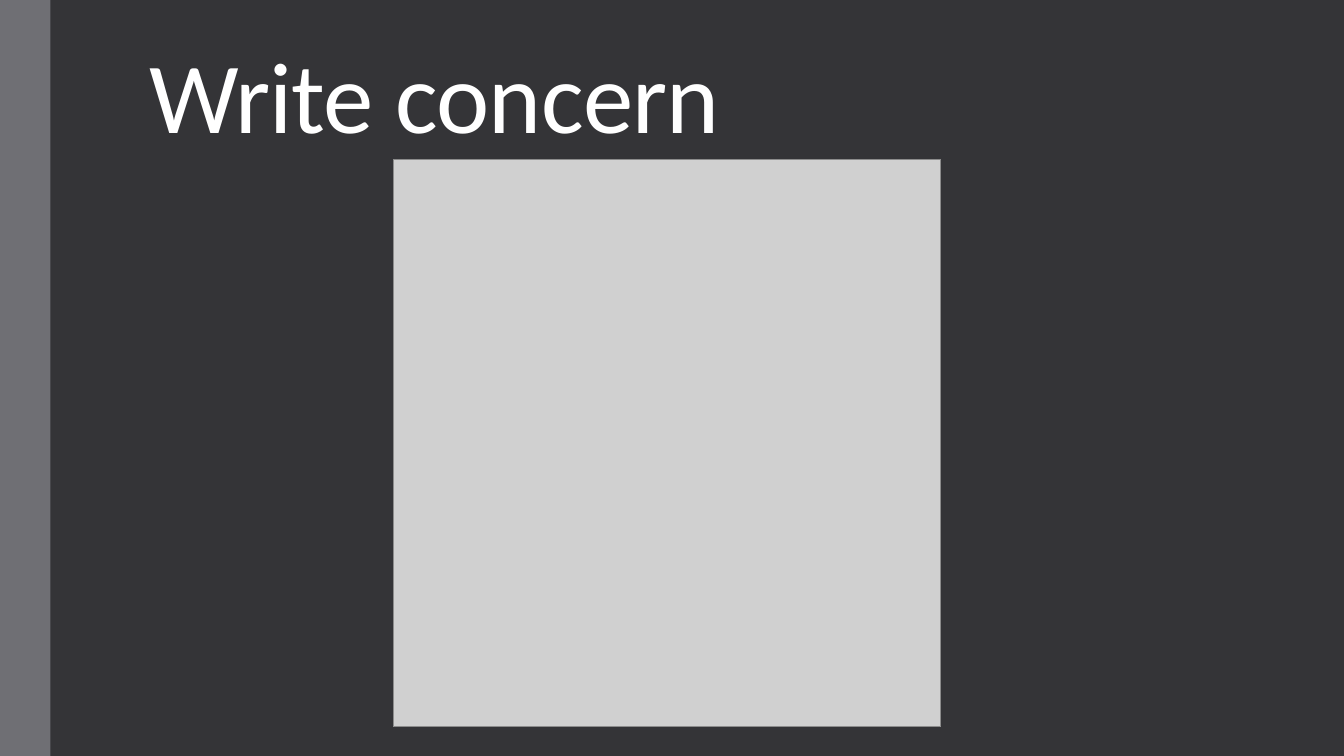
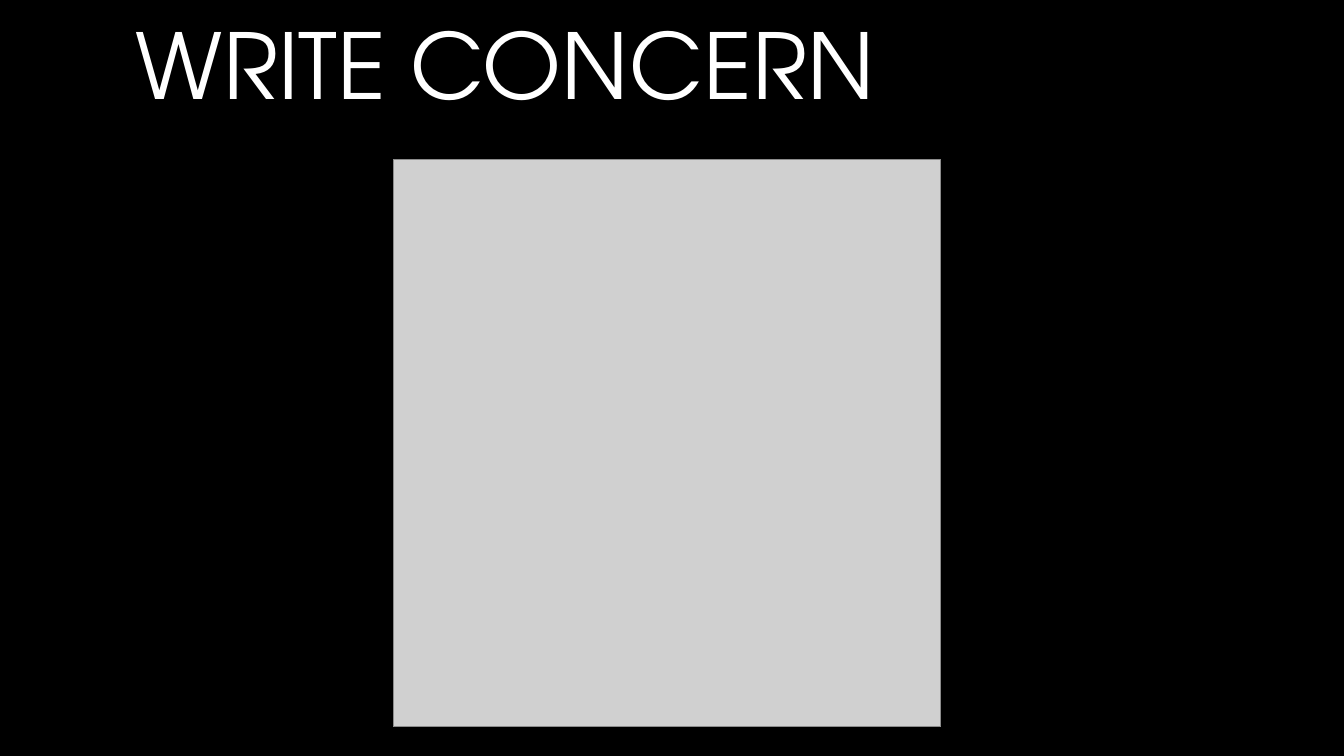
Before and after one commit to andrii-litvinov/event-driven-mongodb, a slide deck: slide 11 of t18-event-mongodb.pptx. Drawn at 1344x756 pixels with LibreOffice and Linux fonts; fonts in the diff are those of the drawing; grey boxes stand for pictures; background and template pictures are left out. Boxes give left, top, right and bottom in pixels: in the first picture for what was removed or moved away, otherwise in the second. Text is boxed around its words. In the diff, an @@ line names an element or a change of style, - is before the commit and + after.

```diff
--- a/t18-event-mongodb.pptx
+++ b/t18-event-mongodb.pptx
@@ background #353537 to picture (left out) @@
@@ rectangle removed at <box>0,0,50,756</box> @@
@@ title "WRITE CONCERN" at <box>136,30,874,101</box>: vertical alignment bottom to middle @@
@@ title at <box>136,30,874,101</box>: text changed; size 72 to 64.8 pt; font Calibri to TeX Gyre Adventor @@
-Write concern
+WRITE CONCERN
```
Also in this commit, not shown: 14 other slides changed, 8 slides added, 6 slides removed, 4 other files.
